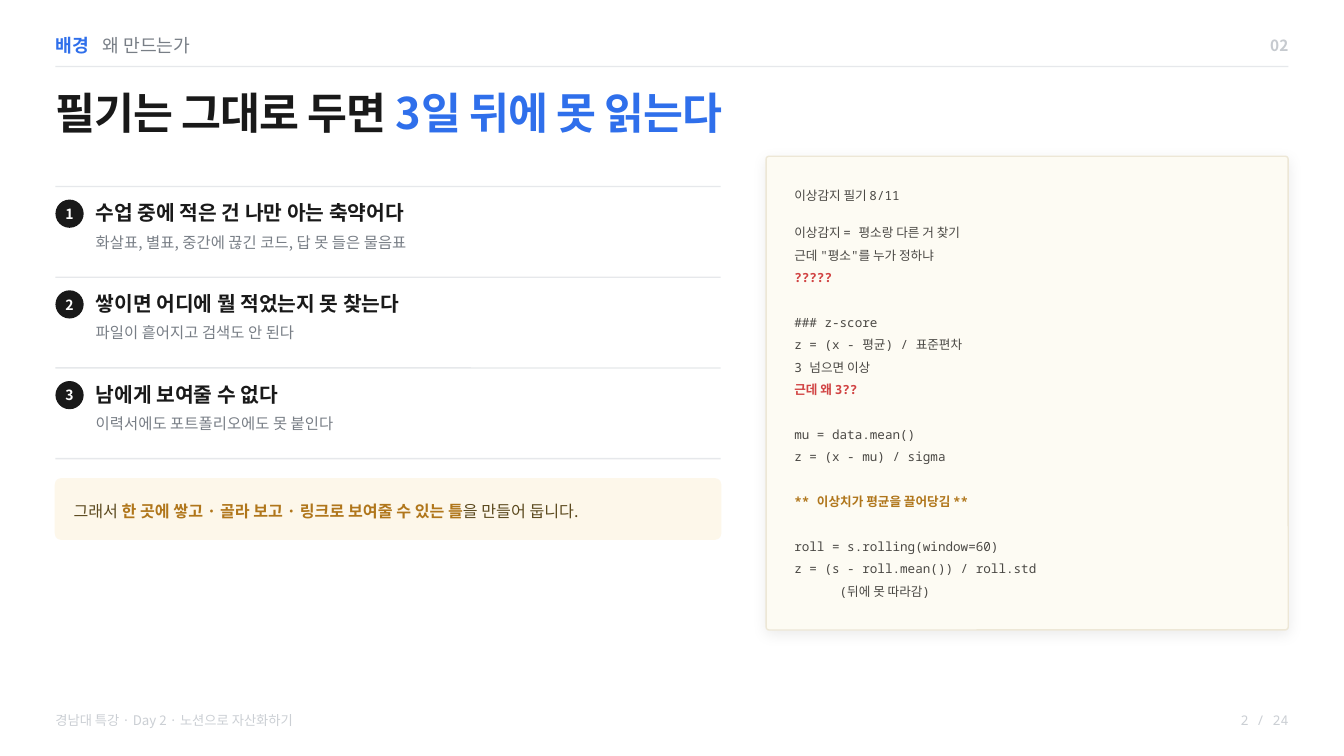
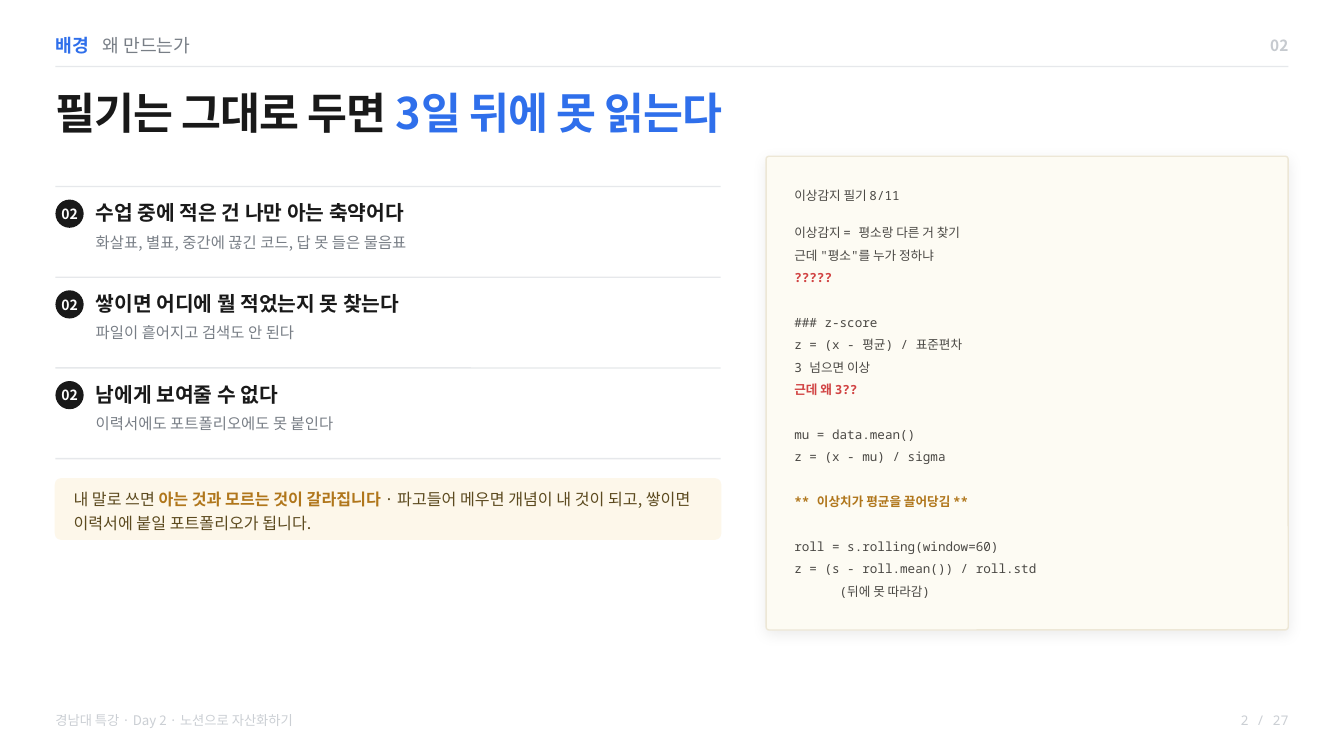
Before and after one commit to ahnchiyoon87/knu-agentic-factory, a slide deck: slide 2 of 특강/2일차/이론/노션_자산화_강의자료.pptx. Drawn at 1344x756 pixels with LibreOffice and Linux fonts; fonts in the diff are those of the drawing. Boxes give left, top, right and bottom in pixels: in the first picture for what was removed or moved away, otherwise in the second. Text is boxed around its words. In the diff, an @@ line names an element or a change of style, - is before the commit and + after.

```diff
--- a/특강/2일차/이론/노션_자산화_강의자료.pptx
+++ b/특강/2일차/이론/노션_자산화_강의자료.pptx
@@ text at bbox=[61, 208, 77, 219]: text changed @@
-1
+02
@@ text at bbox=[61, 299, 77, 310]: text changed @@
-2
+02
@@ text at bbox=[61, 389, 77, 400]: text changed @@
-3
+02
@@ text at bbox=[74, 491, 690, 531]: text changed; text colour #B0761B to #5C4A1F; bold off @@
-그래서 한 곳에 쌓고 · 골라 보고 · 링크로 보여줄 수 있는 틀을 만들어 둡니다.
+내 말로 쓰면 아는 것과 모르는 것이 갈라집니다 · 파고들어 메우면 개념이 내 것이 되고, 쌓이면 이력서에 붙일 포트폴리오가 됩니다.
@@ text at bbox=[1241, 716, 1289, 725]: text changed @@
-2 / 24
+2 / 27
```
Also in this commit, not shown: 23 other slides changed, 3 slides added, 2 other files.
